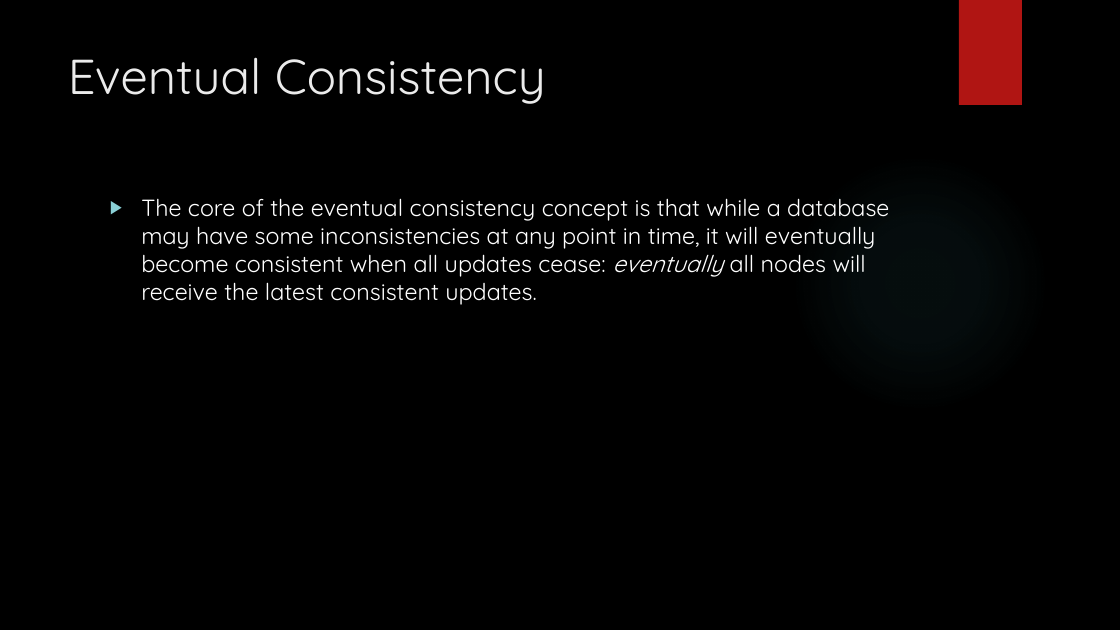
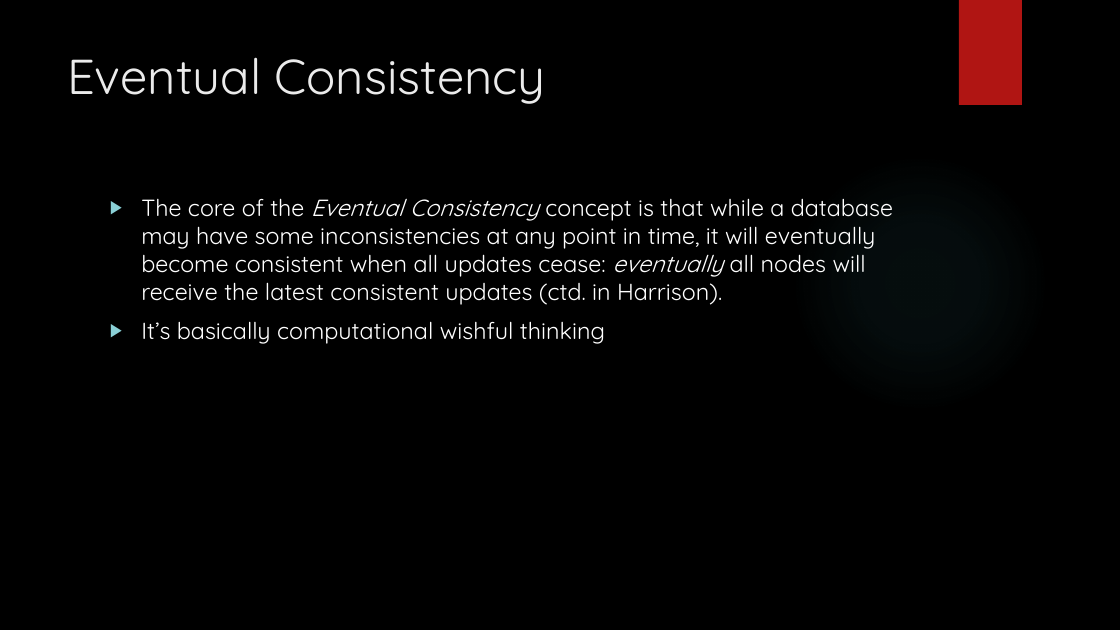
Before and after one commit to MaxWOU/cs364pptx, a slide deck: slide 3 of group6slidshow.pptx. Drawn at 1120x630 pixels with LibreOffice and Linux fonts; fonts in the diff are those of the drawing; background and template pictures are left out. Boxes give left, top, right and bottom in pixels: in the first picture for what was removed or moved away, otherwise in the second. Text is boxed around its words. In the diff, an @@ line names an element or a change of style, - is before the commit and + after.

```diff
--- a/group6slidshow.pptx
+++ b/group6slidshow.pptx
@@ text at (141,198,893,344): text changed @@
-▶ The core of the eventual consistency concept is that while a database may have some inconsistencies at any point in time, it will eventually become consistent when all updates cease: eventually all nodes will receive the latest consistent updates.
+▶ The core of the Eventual Consistency concept is that while a database may have some inconsistencies at any point in time, it will eventually become consistent when all updates cease: eventually all nodes will receive the latest consistent updates (ctd. in Harrison).
+▶ It’s basically computational wishful thinking
```
Also in this commit, not shown: 1 other slide changed, 1 slide added, 1 slide removed.
